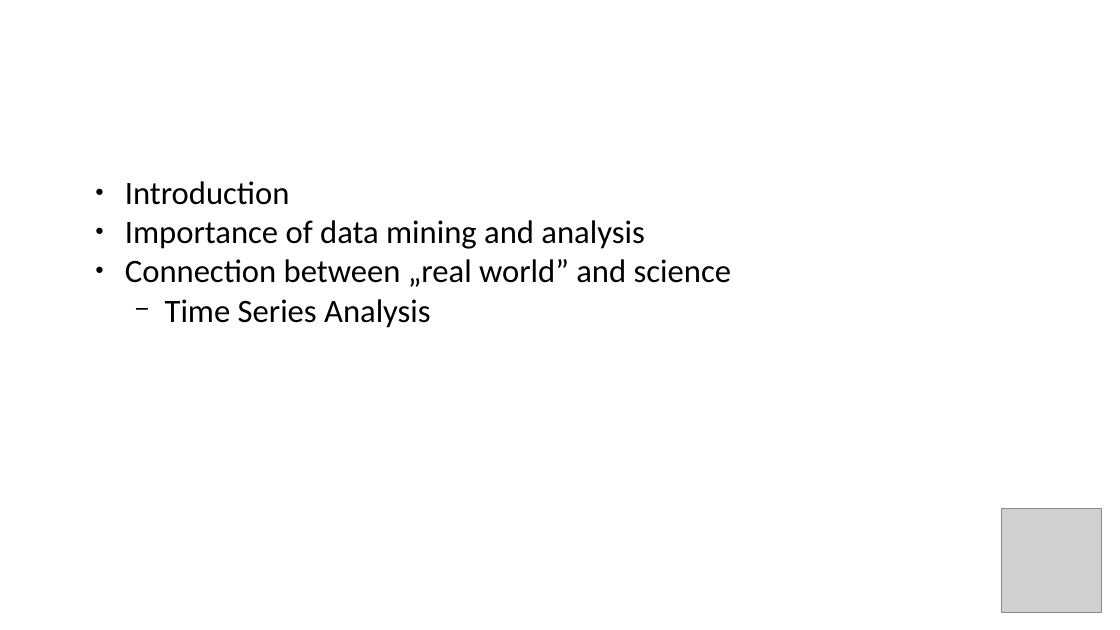
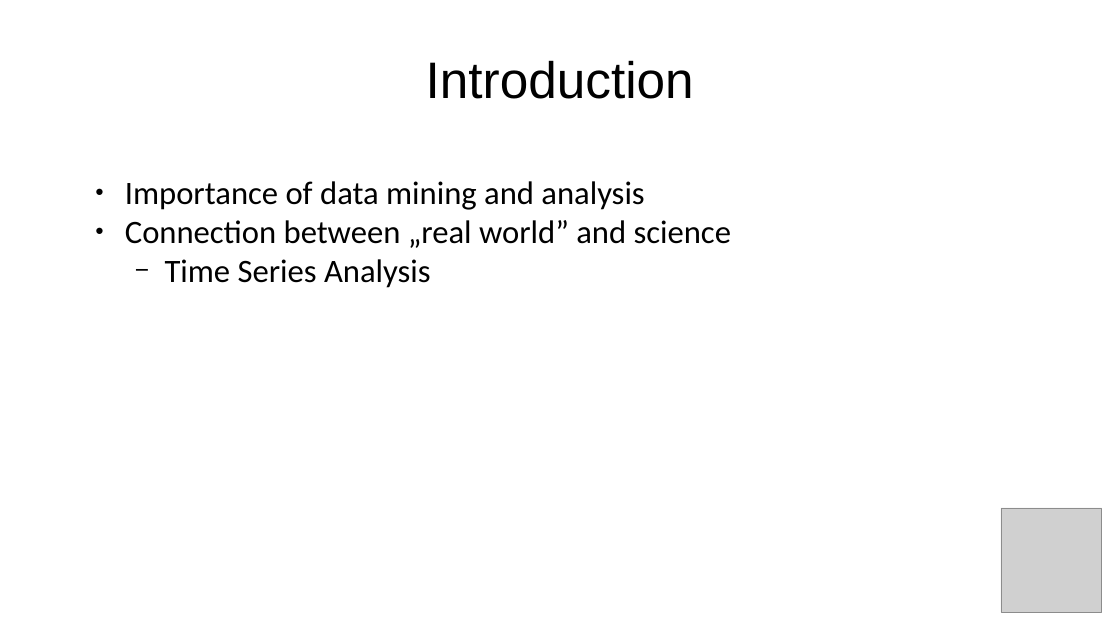
Before and after one commit to lkiss711/ANNUAL_REPORT, a slide deck: slide 2 of PRESENTATION/KissLaszlo_annualreport.pptx. Drawn at 1120x630 pixels with LibreOffice and Linux fonts; fonts in the diff are those of the drawing; grey boxes stand for pictures; background and template pictures are left out. Boxes give left, top, right and bottom in pixels: in the first picture for what was removed or moved away, otherwise in the second. Text is boxed around its words. In the diff, an @@ line names an element or a change of style, - is before the commit and + after.

```diff
--- a/PRESENTATION/KissLaszlo_annualreport.pptx
+++ b/PRESENTATION/KissLaszlo_annualreport.pptx
@@ text added at <box>426,60,694,99</box>, 44 pt, text #000000 @@
+Introduction
@@ text at <box>125,181,290,205</box>: paragraph removed @@
-● Introduction
```
Also in this commit, not shown: 3 other slides changed, 3 slides added, 2 slides removed, 2 other files.
